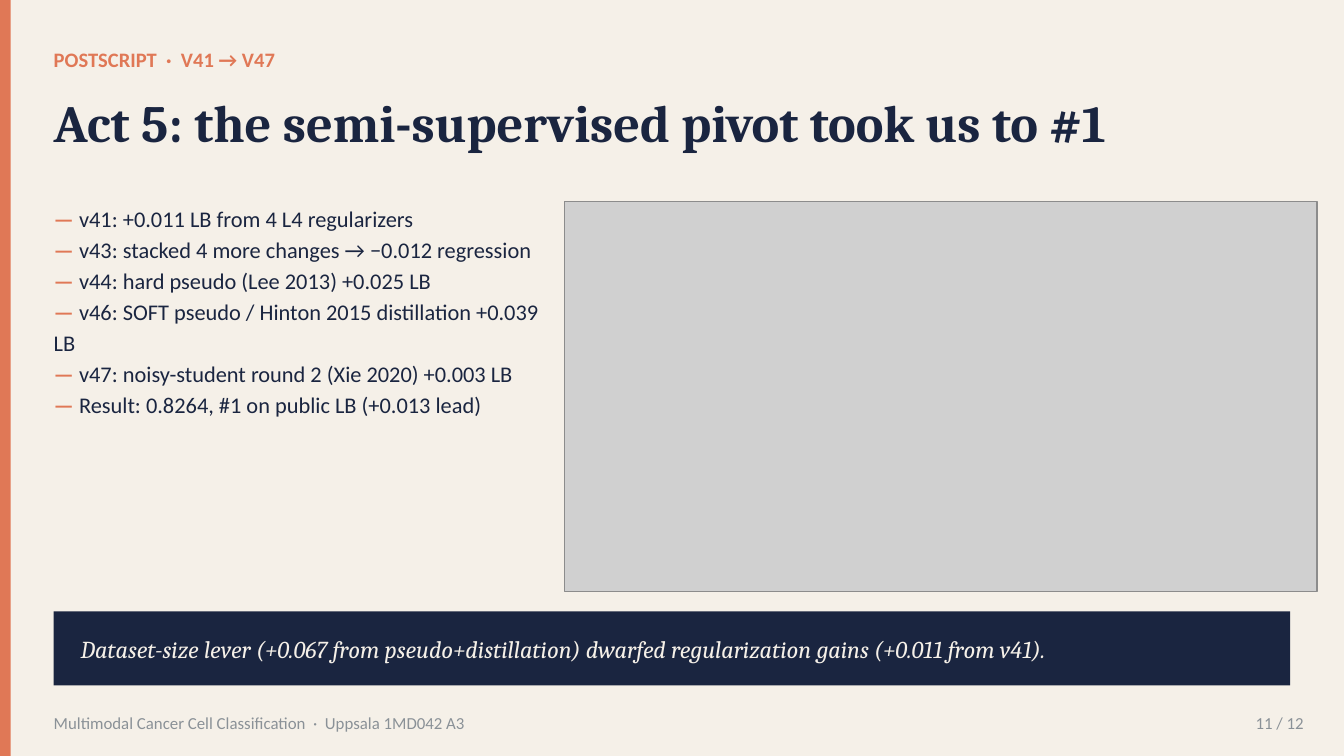
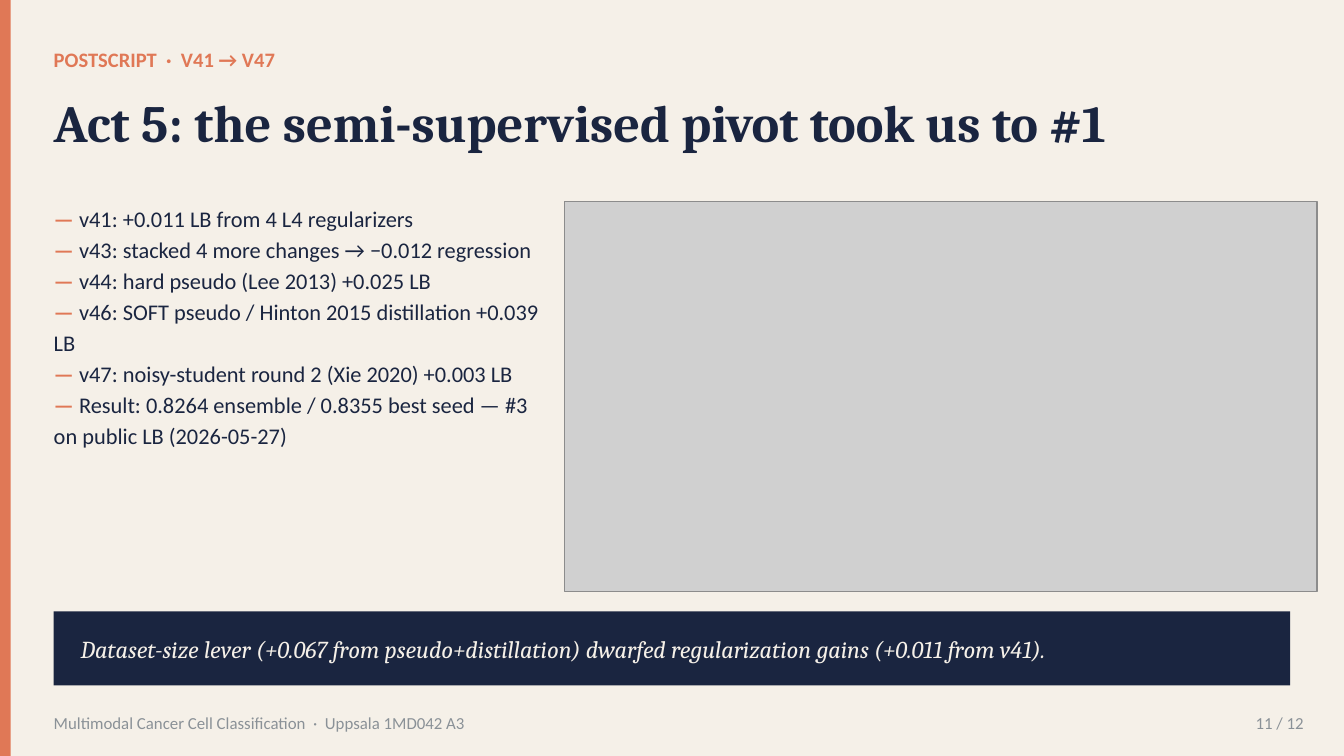
Before and after one commit to rafallex/multimodal-microscopy-distillation, a slide deck: slide 11 of presentation/A3_cancer_challenge.pptx. Drawn at 1344x756 pixels with LibreOffice and Linux fonts; fonts in the diff are those of the drawing; grey boxes stand for pictures. Boxes give left, top, right and bottom in pixels: in the first picture for what was removed or moved away, otherwise in the second. Text is boxed around its words. In the diff, an @@ line names an element or a change of style, - is before the commit and + after.

```diff
--- a/presentation/A3_cancer_challenge.pptx
+++ b/presentation/A3_cancer_challenge.pptx
@@ text at [54, 397, 527, 448]: text changed @@
-— Result: 0.8264, #1 on public LB (+0.013 lead)
+— Result: 0.8264 ensemble / 0.8355 best seed — #3 on public LB (2026-05-27)
```
Also in this commit, not shown: 1 other slide changed, 10 other files.
